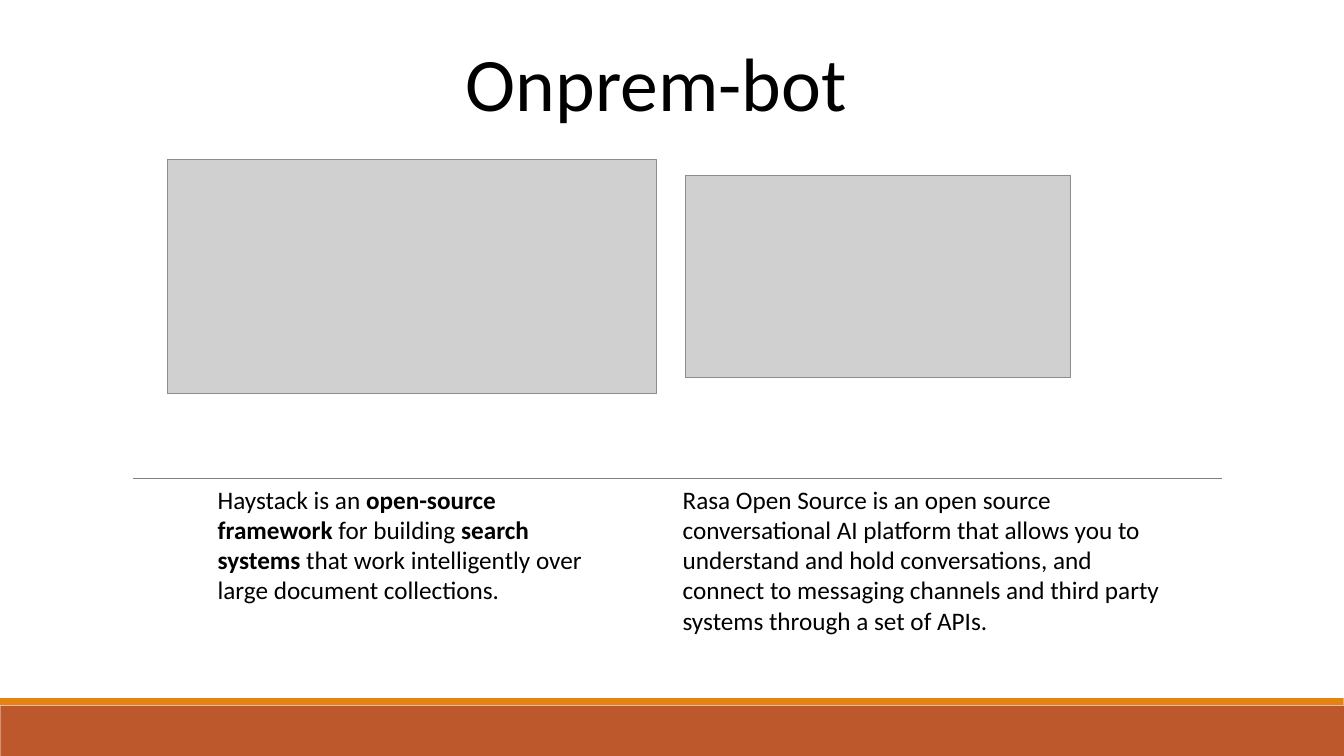
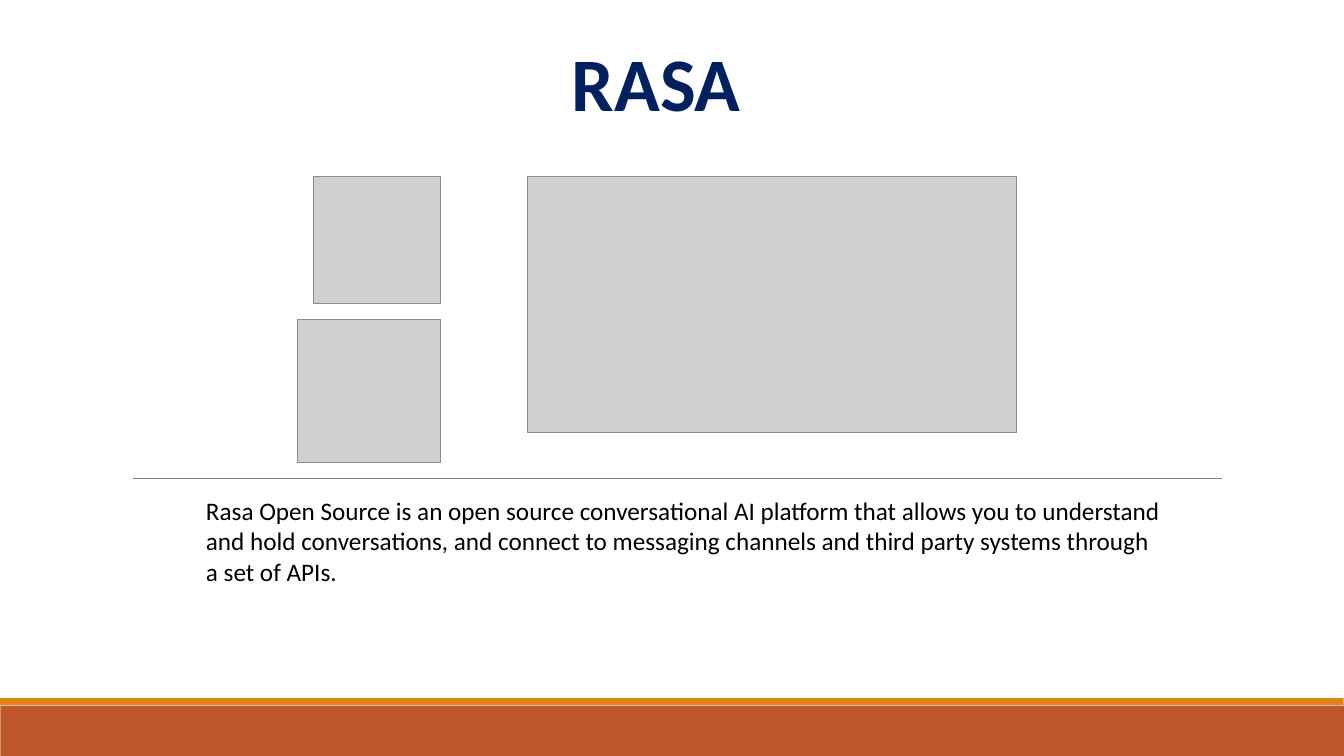
Before and after one commit to DevershiV/Major-Project, a slide deck: slide 6 of AI bot.pptx (slide 5 before the commit). Drawn at 1344x756 pixels with LibreOffice and Linux fonts; fonts in the diff are those of the drawing; grey boxes stand for pictures. Boxes give left, top, right and bottom in pixels: in the first picture for what was removed or moved away, otherwise in the second. Text is boxed around its words. In the diff, an @@ line names an element or a change of style, - is before the commit and + after.

Commit message:
PPT

```diff
--- a/AI bot.pptx
+++ b/AI bot.pptx
@@ text at [572,61,741,112]: text changed; text colour #000000 to #002060; bold on @@
-Onprem-bot
+RASA
@@ picture removed at [167,159,656,393] @@
@@ picture added at [314,176,441,303] @@
@@ picture: place and size @@
-picture at [686,175,1072,378]
+picture at [528,176,1017,434]
@@ picture added at [297,320,441,464] @@
@@ text "Rasa Open Source is an ..." rewrapped from [683,491,1159,635] to [206,502,1159,582] @@
@@ text removed at [218,491,582,604] @@
-Haystack is an open-source framework for building search systems that work intelligently over large document collections.
```
Also in this commit, not shown: 1 other slide changed, 8 slides added, 7 slides removed, 1 other file.
